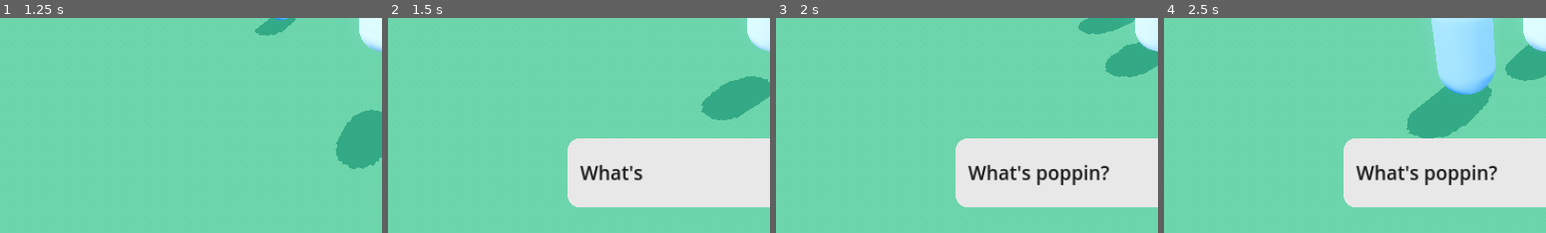
Above: before the commit, frames 1-4 (left to right).
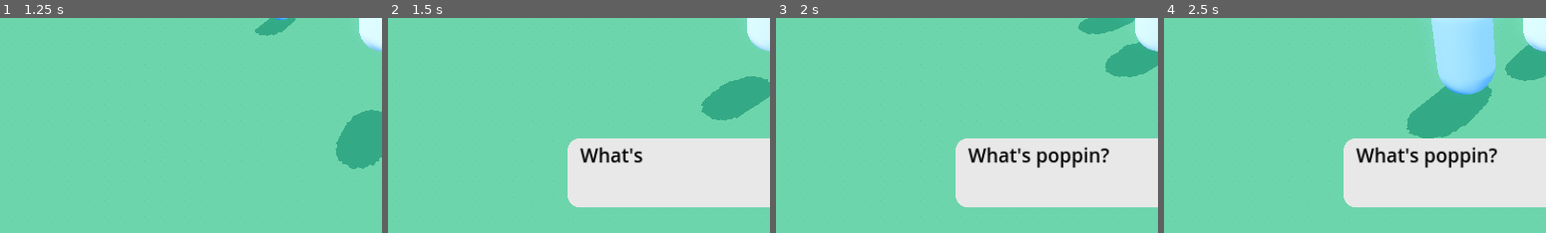
Above: after the commit, the same moments.

Repository: kyle-hessel/godot-narrative-prototype
Game: Godot game, scene res://scenes/main.tscn
Two runs of this game, one before a commit and one after it. Both use one fixed random seed, a clock stepped at 60 frames per second and the inputs below. The engine's default icon, where the game draws it, is replaced by a stand-in: a white triangle on a blue panel in a dark square.
Inputs (mouse positions are % of the whole screen's width and height, from its top left):
- Up to frame 1 (1.25 s): tap Enter at 0.5 s; move the mouse to (55, 50) at 0.52 s; hold W (forward) from 0.53 s (still down); hold 1 (combat_action1) from 0.53 s (still down); tap Space (jump) at 0.77 s
- Up to frame 2 (1.5 s): keep holding W (forward); move the mouse to (45, 50) at 1.27 s; release 1 (combat_action1) at 1.28 s; tap 2 (combat_action2) at 1.35 s
- Up to frame 3 (2 s): keep holding W (forward); tap Space (jump) at 1.52 s
- Up to frame 4 (2.5 s): keep holding W (forward); move the mouse to (52, 48) at 2.02 s; hold 3 (combat_action3) from 2.03 s (still down)
The pictures show only the part of the screen within x 0-50%, y 50-100%; the shares and areas given below are measured in that part.

Frame 1 is identical in both runs. In frame 2, 1.3% of the frame differs, in the area x 50-67%, y 60-76%; in frame 3, 2.9%, in the area x 50-88%, y 60-78%; in frame 4, 2.9%.

Commit message:
Changed DialogueLabel to a RichTextLabel and created the Dialogue resource.

Diff:
--- a/assets/UI/dialogue_theme.tres
+++ b/assets/UI/dialogue_theme.tres
@@ -18,3 +18,5 @@
 Label/colors/font_color = Color(0.0862745, 0.0862745, 0.0862745, 1)
 Label/font_sizes/font_size = 48
 PanelContainer/styles/panel = SubResource("StyleBoxFlat_qlvbu")
+RichTextLabel/colors/default_color = Color(0.00392157, 0.00392157, 0.00392157, 1)
+RichTextLabel/font_sizes/normal_font_size = 48
--- a/project.godot
+++ b/project.godot
@@ -39,6 +39,7 @@
 [file_customization]
 
 folder_colors={
+"res://addons/": "orange",
 "res://assets/": "teal",
 "res://scenes/": "blue",
 "res://scripts/": "pink",
--- a/scenes/UI/dialogue/textbox.tscn
+++ b/scenes/UI/dialogue/textbox.tscn
@@ -23,9 +23,11 @@
 [node name="TextboxPanel" type="PanelContainer" parent="TextboxMargin"]
 layout_mode = 2
 
-[node name="DialogueLabel" type="Label" parent="TextboxMargin/TextboxPanel"]
+[node name="DialogueLabel" type="RichTextLabel" parent="TextboxMargin/TextboxPanel"]
 layout_mode = 2
-vertical_alignment = 1
+bbcode_enabled = true
+fit_content = true
+scroll_active = false
 
 [node name="LetterDisplayTimer" type="Timer" parent="."]
 one_shot = true
--- a/scripts/UI/dialogue/textbox.gd
+++ b/scripts/UI/dialogue/textbox.gd
@@ -4,7 +4,7 @@
 
 @onready var textbox_margin: MarginContainer = $TextboxMargin
 @onready var textbox_panel: PanelContainer = $TextboxMargin/TextboxPanel
-@onready var dialogue_label: Label = $TextboxMargin/TextboxPanel/DialogueLabel # make this a richtextlabel!
+@onready var dialogue_label: RichTextLabel = $TextboxMargin/TextboxPanel/DialogueLabel # make this a richtextlabel!
 @onready var letter_display_timer: Timer = $LetterDisplayTimer
 
 const MAX_WIDTH: int = 256
--- /dev/null
+++ b/scripts/resources/dialogue/dialogue.gd
@@ -0,0 +1,5 @@
+extends Resource
+
+class_name Dialogue
+
+@export var dialogue: Array[String]
--- /dev/null
+++ b/scripts/resources/dialogue/dialogue.tres
@@ -0,0 +1,7 @@
+[gd_resource type="Resource" script_class="Dialogue" load_steps=2 format=3 uid="uid://dikj5m3o4nnbj"]
+
+[ext_resource type="Script" path="res://scripts/resources/dialogue/dialogue.gd" id="1_l65wk"]
+
+[resource]
+script = ExtResource("1_l65wk")
+dialogue = Array[String]([])
